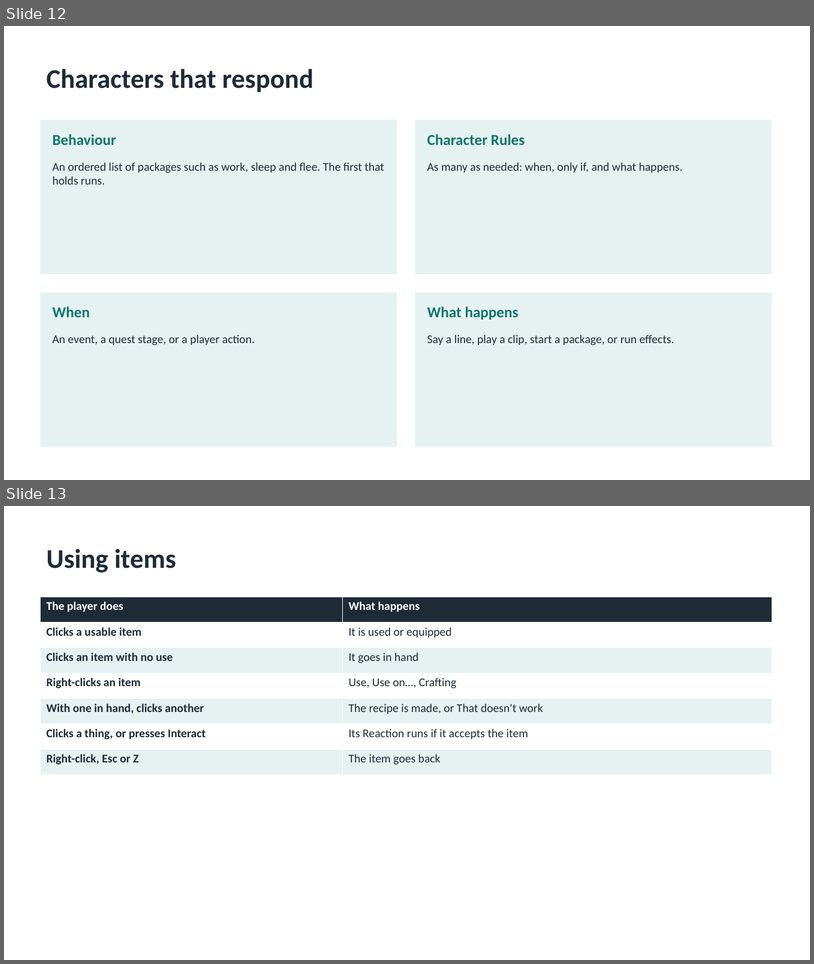
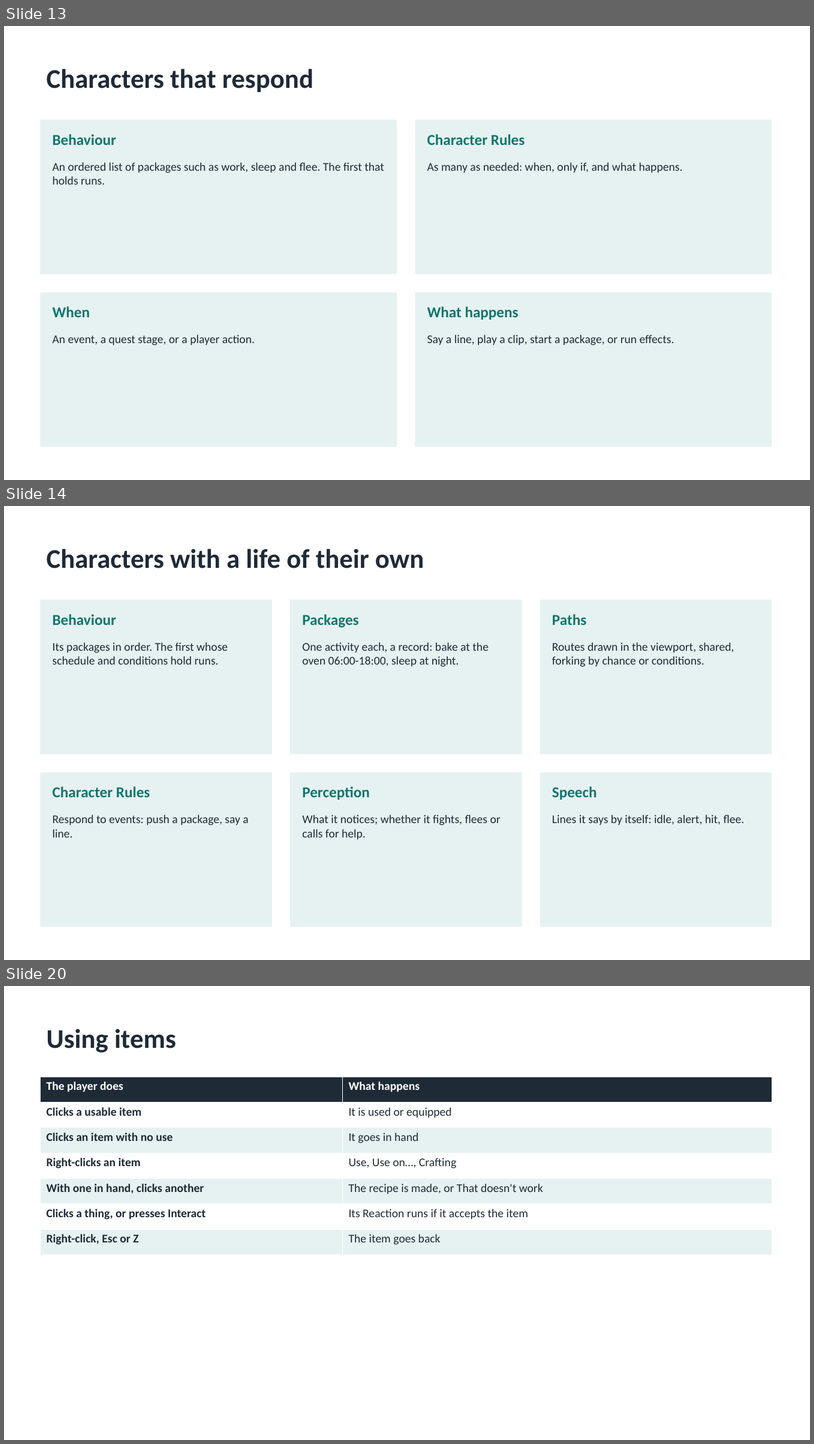
Before and after one commit to cuneyttyler/ai-gameengine-standalone, a slide deck: docs/manuals/AIGE-User-Guide.pptx. Shown one above the other, each under a label of ours: slides 12 and 13 before the commit, slides 13, 14 and 20 after it; the slides between them are not shown. The pictures are 814x964 and 814x1444 pixels, drawn with LibreOffice and Linux fonts; fonts in the diff are those of the drawing. Boxes give left, top, right and bottom in pixels: in the first picture for what was removed or moved away, otherwise in the second. Text is boxed around its words. In the diff, an @@ line names an element or a change of style, - is before the commit and + after.

```diff
--- a/docs/manuals/AIGE-User-Guide.pptx
+++ b/docs/manuals/AIGE-User-Guide.pptx
@@ slide 14 added at bbox=[4, 506, 810, 960], background #FFFFFF @@
@@ title added at bbox=[47, 549, 424, 568], 32 pt, text #1F2A37, bold @@
+Characters with a life of their own
@@ rectangle added at bbox=[40, 600, 272, 754], fill #E6F2F1 @@
@@ rectangle added at bbox=[290, 600, 522, 754], fill #E6F2F1 @@
@@ rectangle added at bbox=[540, 600, 772, 754], fill #E6F2F1 @@
@@ text added at bbox=[53, 614, 116, 625], 18 pt, text #0F766E, bold @@
+Behaviour
@@ text added at bbox=[302, 614, 359, 628], 18 pt, text #0F766E, bold @@
+Packages
@@ text added at bbox=[552, 614, 587, 625], 18 pt, text #0F766E, bold @@
+Paths
@@ text added at bbox=[53, 642, 228, 664], 14 pt, text #1F2A37 @@
+Its packages in order. The first whose schedule and conditions hold runs.
@@ text added at bbox=[302, 642, 489, 667], 14 pt, text #1F2A37 @@
+One activity each, a record: bake at the oven 06:00-18:00, sleep at night.
@@ text added at bbox=[552, 642, 735, 667], 14 pt, text #1F2A37 @@
+Routes drawn in the viewport, shared, forking by chance or conditions.
@@ rectangle added at bbox=[40, 772, 272, 927], fill #E6F2F1 @@
@@ rectangle added at bbox=[290, 772, 522, 927], fill #E6F2F1 @@
@@ rectangle added at bbox=[540, 772, 772, 927], fill #E6F2F1 @@
@@ text added at bbox=[53, 786, 150, 797], 18 pt, text #0F766E, bold @@
+Character Rules
@@ text added at bbox=[302, 786, 370, 799], 18 pt, text #0F766E, bold @@
+Perception
@@ text added at bbox=[552, 786, 597, 799], 18 pt, text #0F766E, bold @@
+Speech
@@ text added at bbox=[53, 814, 248, 837], 14 pt, text #1F2A37 @@
+Respond to events: push a package, say a line.
@@ text added at bbox=[302, 814, 501, 839], 14 pt, text #1F2A37 @@
+What it notices; whether it fights, flees or calls for help.
@@ text added at bbox=[552, 814, 745, 825], 14 pt, text #1F2A37 @@
+Lines it says by itself: idle, alert, hit, flee.
@@ what was slide 12 is now slide 13 @@
@@ what was slide 13 is now slide 20 @@
```
Also in this commit, not shown: 12 other slides added, 58 other files.
